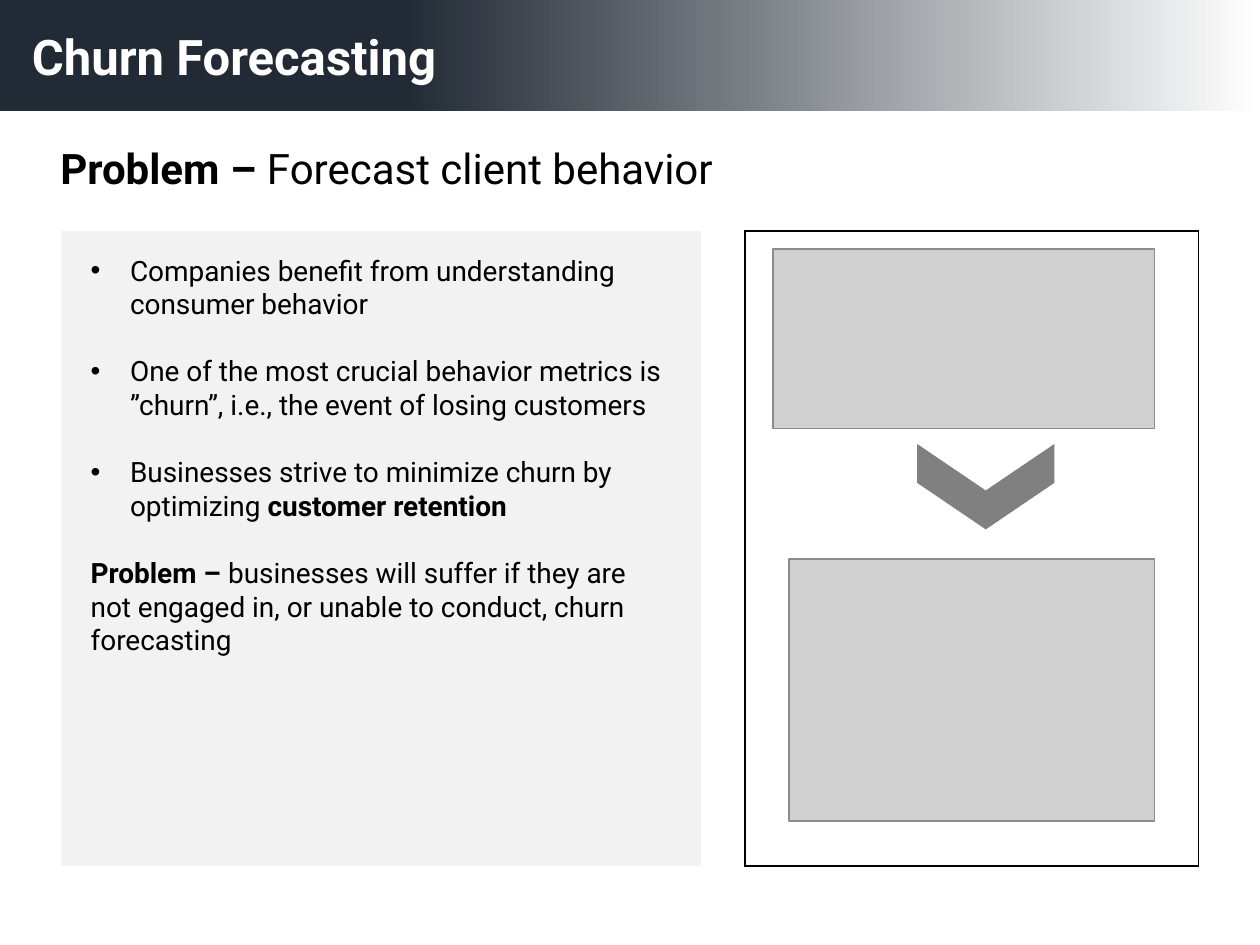
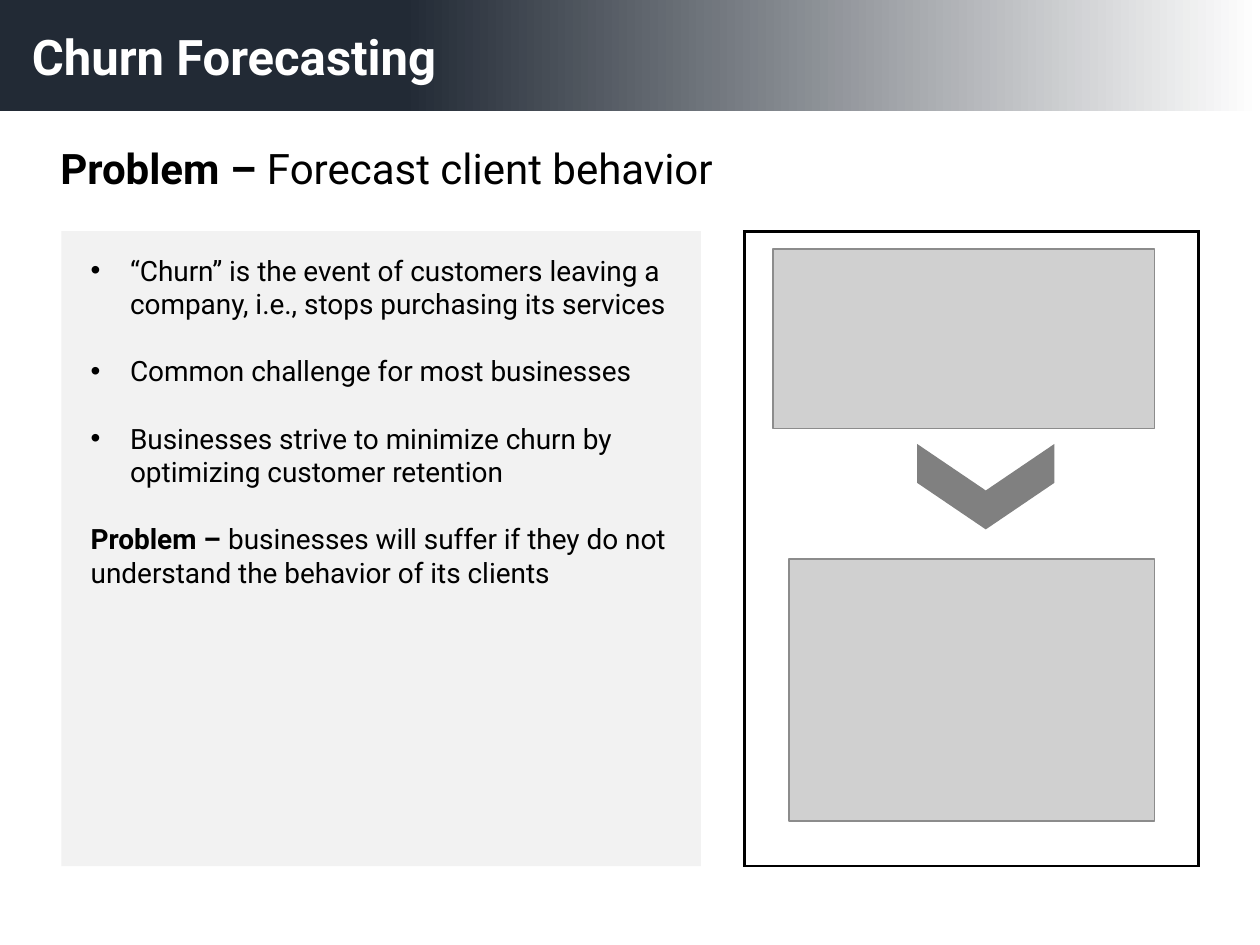
Before and after one commit to ehannell/customer_retention, a slide deck: slide 3 of Presentation Slides/Customer Retention Presentation.pptx. Drawn at 1260x945 pixels with LibreOffice and Linux fonts; fonts in the diff are those of the drawing; grey boxes stand for pictures. Boxes give left, top, right and bottom in pixels: in the first picture for what was removed or moved away, otherwise in the second. Text is boxed around its words. In the diff, an @@ line names an element or a change of style, - is before the commit and + after.

```diff
--- a/Presentation Slides/Customer Retention Presentation.pptx
+++ b/Presentation Slides/Customer Retention Presentation.pptx
@@ text at bbox=[130, 259, 665, 387]: text changed @@
-• Companies benefit from understanding consumer behavior
-• One of the most crucial behavior metrics is ”churn”, i.e., the event of losing customers
+• “Churn” is the event of customers leaving a company, i.e., stops purchasing its services
+• Common challenge for most businesses
@@ text at bbox=[130, 428, 612, 488]: bold off in "customer retention" @@
@@ text at bbox=[91, 527, 665, 584]: text changed @@
-Problem – businesses will suffer if they are not engaged in, or unable to conduct, churn forecasting
+Problem – businesses will suffer if they do not understand the behavior of its clients
```
Also in this commit, not shown: 4 other slides changed, 2 other files.
